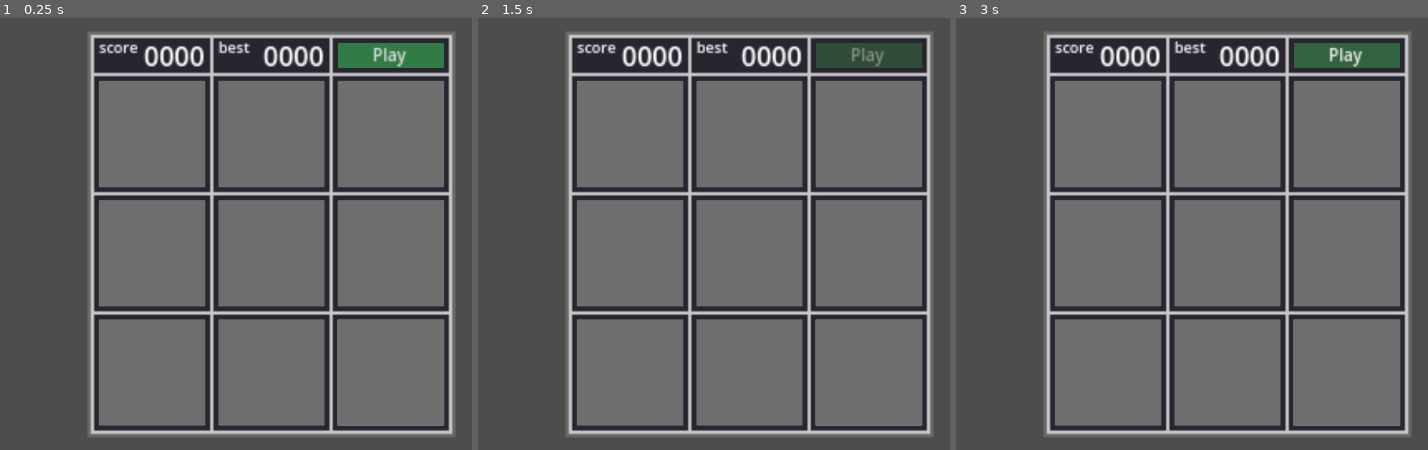
Above: before the commit, frames 1-3 (left to right).
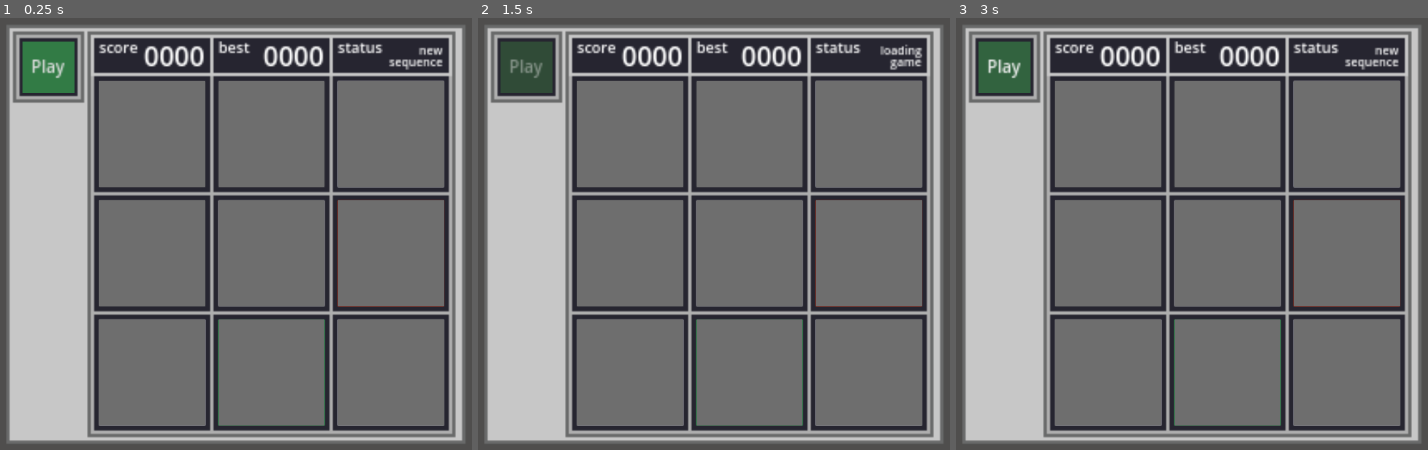
Above: after the commit, the same moments.

Repository: ethan-berkowitz/memoryGame
Game: Godot game, scene res://scenes/game.tscn
Two runs of this game, one before a commit and one after it. Both use one fixed random seed, a clock stepped at 60 frames per second and the inputs below.
Inputs:
- Up to frame 1 (0.25 s): no input
- Up to frame 2 (1.5 s): click "Play" at 0.5 s; tap Enter at 1.25 s; tap C (C) at 1.35 s
- Up to frame 3 (3 s): tap R (R) at 1.55, 2.85 s; click "Play" at 2 s; tap Space at 2.75 s

The runs differ from the first frame. In frame 1, 24% of the frame differs, in the area x 1-99%, y 1-99%; in frame 2, 24%; in frame 3, 24%.

Commit message:
changed buttons, added status, and added new sound for sequence complete

Diff:
--- a/project.godot
+++ b/project.godot
@@ -37,3 +37,4 @@
 
 renderer/rendering_method="gl_compatibility"
 renderer/rendering_method.mobile="gl_compatibility"
+environment/defaults/default_clear_color=Color(0.309804, 0.305882, 0.301961, 1)
--- a/scenes/game.tscn
+++ b/scenes/game.tscn
@@ -1,8 +1,13 @@
-[gd_scene load_steps=8 format=3 uid="uid://ia2w8e818ih2"]
+[gd_scene load_steps=13 format=3 uid="uid://ia2w8e818ih2"]
 
 [ext_resource type="PackedScene" uid="uid://4j882nsb4sl8" path="res://scenes/grid_button.tscn" id="1_j75om"]
 [ext_resource type="Script" path="res://scripts/main.gd" id="1_ooi14"]
 [ext_resource type="Texture2D" uid="uid://c8i7mwvycq1yc" path="res://assets/button_border.png" id="3_ifrhc"]
+[ext_resource type="AudioStream" uid="uid://djeuaoqt1bp3n" path="res://sounds/play.mp3" id="4_ukpt3"]
+[ext_resource type="AudioStream" uid="uid://bx6c78qybku6p" path="res://sounds/correct_pattern.mp3" id="5_k3mih"]
+[ext_resource type="AudioStream" uid="uid://c3ioepov6rgn5" path="res://sounds/wrong.mp3" id="6_hv2mo"]
+[ext_resource type="AudioStream" uid="uid://dps83dp8tnulv" path="res://sounds/select.mp3" id="7_ksrxp"]
+[ext_resource type="AudioStream" uid="uid://r243u3crc3aq" path="res://sounds/sequence_complete.mp3" id="8_5tvrg"]
 
 [sub_resource type="StyleBoxFlat" id="StyleBoxFlat_fvhv3"]
 bg_color = Color(0.196078, 0.482353, 0.270588, 1)
@@ -21,7 +26,8 @@
 [node name="Main" type="Node2D" parent="."]
 script = ExtResource("1_ooi14")
 
-[node name="buttonBorder" type="Sprite2D" parent="Main"]
+[node name="boardBackground" type="Sprite2D" parent="Main"]
+z_index = -1
 texture = ExtResource("3_ifrhc")
 
 [node name="GridButtons" type="Node2D" parent="Main"]
@@ -81,10 +87,10 @@
 offset_bottom = 104.0
 
 [node name="PlayButton" type="Button" parent="Main"]
-offset_left = 40.0
-offset_top = -127.0
-offset_right = 104.0
-offset_bottom = -112.0
+offset_left = -150.0
+offset_top = -128.0
+offset_right = -119.0
+offset_bottom = -97.0
 focus_mode = 0
 mouse_default_cursor_shape = 2
 theme_override_font_sizes/font_size = 10
@@ -96,18 +102,23 @@
 
 [node name="Labels" type="Node" parent="Main"]
 
-[node name="StatusLabel" type="Label" parent="Main/Labels"]
-offset_left = -40.0
-offset_top = 128.0
-offset_right = 48.0
-offset_bottom = 154.0
-
 [node name="ScoreLabel" type="Label" parent="Main/Labels"]
 offset_left = -128.0
 offset_top = -131.0
 offset_right = -40.0
 offset_bottom = -105.0
 text = "0000"
+horizontal_alignment = 2
+
+[node name="StatusLabel" type="Label" parent="Main/Labels"]
+offset_left = 33.0
+offset_top = -128.0
+offset_right = 104.0
+offset_bottom = -102.0
+theme_override_constants/line_spacing = -4
+theme_override_font_sizes/font_size = 7
+text = "new
+sequence"
 horizontal_alignment = 2
 
 [node name="HighscoreLabel" type="Label" parent="Main/Labels"]
@@ -134,6 +145,31 @@
 theme_override_font_sizes/font_size = 9
 text = "best"
 
+[node name="StatusNameLabel" type="Label" parent="Main/Labels"]
+offset_left = 40.0
+offset_top = -131.0
+offset_right = 128.0
+offset_bottom = -105.0
+theme_override_font_sizes/font_size = 9
+text = "status"
+
+[node name="Sounds" type="Node2D" parent="Main"]
+
+[node name="snd_play" type="AudioStreamPlayer2D" parent="Main/Sounds"]
+stream = ExtResource("4_ukpt3")
+
+[node name="snd_correct_pattern" type="AudioStreamPlayer2D" parent="Main/Sounds"]
+stream = ExtResource("5_k3mih")
+
+[node name="snd_wrong" type="AudioStreamPlayer2D" parent="Main/Sounds"]
+stream = ExtResource("6_hv2mo")
+
+[node name="snd_select" type="AudioStreamPlayer2D" parent="Main/Sounds"]
+stream = ExtResource("7_ksrxp")
+
+[node name="snd_sequence_complete" type="AudioStreamPlayer2D" parent="Main/Sounds"]
+stream = ExtResource("8_5tvrg")
+
 [node name="Camera2D" type="Camera2D" parent="."]
 position = Vector2(0, -12)
 zoom = Vector2(2.39, 2.39)
--- /dev/null
+++ b/scenes/grid_button.gd
@@ -0,0 +1,25 @@
+extends Button
+
+var correct := false
+#var press_animation := false
+#var size_changed := false
+#var timer := 0.0
+#var rate := 0.05
+
+const NORMAL_SIZE := Vector2(64, 64)
+const PRESSED_SIZE := Vector2(60, 60)
+
+func _ready():
+	button_down.connect(_on_button_down)
+	button_up.connect(_on_button_up)
+
+func _on_button_down():
+	_resize_from_center(PRESSED_SIZE)
+
+func _on_button_up():
+	_resize_from_center(NORMAL_SIZE)
+
+func _resize_from_center(new_size: Vector2) -> void:
+	var center := global_position + size * 0.5
+	size = new_size
+	global_position = center - size * 0.5
--- a/scenes/grid_button.tscn
+++ b/scenes/grid_button.tscn
@@ -1,10 +1,12 @@
-[gd_scene load_steps=3 format=3 uid="uid://4j882nsb4sl8"]
+[gd_scene load_steps=4 format=3 uid="uid://4j882nsb4sl8"]
+
+[ext_resource type="Script" path="res://scenes/grid_button.gd" id="1_e5ebw"]
 
 [sub_resource type="StyleBoxFlat" id="StyleBoxFlat_pfwgy"]
 bg_color = Color(0.431373, 0.431373, 0.431373, 1)
 
 [sub_resource type="StyleBoxFlat" id="StyleBoxFlat_1bgyi"]
-bg_color = Color(0.917647, 0.917647, 0.917647, 1)
+bg_color = Color(0.910115, 0.910115, 0.910115, 1)
 
 [node name="Button" type="Button"]
 offset_right = 8.0
@@ -15,3 +17,4 @@
 theme_override_styles/hover = SubResource("StyleBoxFlat_pfwgy")
 theme_override_styles/pressed = SubResource("StyleBoxFlat_1bgyi")
 toggle_mode = true
+script = ExtResource("1_e5ebw")
--- a/scripts/main.gd
+++ b/scripts/main.gd
@@ -9,13 +9,18 @@
 @onready var b7: Button = $GridButtons/Button7
 @onready var b8: Button = $GridButtons/Button8
 @onready var b9: Button = $GridButtons/Button9
-
 @onready var play_button: Button = $PlayButton
 
+
+@onready var highscore_label = $Labels/HighscoreLabel
+@onready var score_label: Label = $Labels/ScoreLabel
 @onready var status_label: Label = $Labels/StatusLabel
-@onready var score_label: Label = $Labels/ScoreLabel
-@onready var highscore_label = $Labels/HighscoreLabel
-
+
+@onready var snd_correct_pattern: AudioStreamPlayer2D = $Sounds/snd_correct_pattern
+@onready var snd_play: AudioStreamPlayer2D = $Sounds/snd_play
+@onready var snd_select: AudioStreamPlayer2D = $Sounds/snd_select
+@onready var snd_wrong: AudioStreamPlayer2D = $Sounds/snd_wrong
+@onready var snd_sequence_complete = $Sounds/snd_sequence_complete
 
 # General
 const	grid_size := 9
@@ -43,20 +48,27 @@
 var		display_rate := 1
 var		display_in_between_rate := 0.1
 var		display_last_rate := 1.5
-var		correct_pattern_rate := 0.2
+var		correct_pattern_rate := 1
 
 # Patterns
 var		patterns = []
 var		patterns_index := 0
 var		current_pattern_size := 0
 
+# Status
+const	txt_round_start := "loading\ngame"
+const	txt_display := "new\nsequence"
+const 	txt_input := "enter\npattern(s)"
+const	txt_correct := "pattern\ncomplete"
+const	txt_wrong := "gameover\ntry again"
+const 	txt_complete := "sequence\ncomplete"
+
 # Colors
-const		col_pressed := Color.WHITE
+const		col_pressed := Color(0.91, 0.91, 0.91)
 const		col_wrong := Color(0.914, 0.247, 0.106)
 const		col_reveal := Color.DARK_GRAY
 const		col_correct := Color(0.267, 0.773, 0.4)
 const		col_normal := Color(0.431, 0.431, 0.431)
-const		alpha_play_button := 0.2
 
 func _ready():
 	rng.randomize()
@@ -72,12 +84,13 @@
 			display_score(score_label, score)
 			display_highscore()
 			if play_button.button_pressed or Input.is_action_just_pressed("C"):
+				snd_play.play()
 				play_button.disabled = true
 				state = states.ROUND_START
 		states.ROUND_START:
 			all_clickable(false)
 			set_all_button_colors(col_pressed)
-			status_label.text = "Get ready!"
+			status_label.text = txt_round_start
 			display_score(score_label, score)
 			display_highscore()
 			patterns_index = 0
@@ -87,15 +100,16 @@
 				timer = 0
 				state = states.ADD_RANDOM_PATTERN
 		states.ADD_RANDOM_PATTERN:
-			status_label.text = ""
 			patterns.append(generate_random_pattern())
 			state = states.DISPLAY
 		states.DISPLAY:
 			display_patterns(delta)
 		states.SETUP_INPUT:
+			status_label.text = txt_input
 			all_clickable(true)
 			set_all_button_colors(col_normal)
 			disable_pattern()
+			reset_button_correct()
 			current_pattern_size = get_pattern_size()
 			state = states.CHECK_INPUT
 		states.CHECK_INPUT:
@@ -114,7 +128,12 @@
 			play_button.disabled = false
 			if play_button.button_pressed:
 				play_button.disabled = true
+				snd_play.play()
 				reset_game()
+
+func reset_button_correct():
+	for i in grid_size:
+		buttons[i].correct = false
 
 func display_score(label, num):
 	var str := ""
@@ -133,15 +152,13 @@
 		highscore = score
 		display_score(highscore_label, highscore)
 
-
-
-
 func display_patterns(delta):
 	timer += delta
 	match ds_state:
 		ds_states.START:
 			timer = 0
 			patterns_index = 0
+			status_label.text = txt_display
 			activate_pattern(patterns[patterns_index])
 			if patterns.size() == 1:
 				ds_state = ds_states.LAST_TIMER
@@ -174,25 +191,43 @@
 	state = states.ROUND_START
 
 func check_player_input():
-	var num_correct := 0
-	for i in grid_size:
-		if buttons[i].button_pressed:
+	for i in grid_size:
+		if buttons[i].button_pressed and !buttons[i].correct:
+			# Activate press animation
+			#buttons[i].press_animation = true
 			# Disable clicking the button off again
 			buttons[i].mouse_filter = Control.MOUSE_FILTER_IGNORE
 			# Compare with current pattern
 			if patterns[patterns_index][i]:
-				num_correct += 1
+				buttons[i].correct = true
 				set_one_button_color(buttons[i], col_pressed)
-				if num_correct == current_pattern_size:
+				if is_pattern_complete():
 					patterns_index += 1
 					highlight_correct_pattern()
+					status_label.text = txt_correct
+					if patterns_index < patterns.size():
+						status_label.text = txt_correct
+						snd_correct_pattern.play()
+					else:
+						status_label.text = txt_complete
+						snd_sequence_complete.play()
 					state = states.CORRECT_PATTERN
 					break
+				else:
+					snd_select.play()
 			else:
 				set_one_button_color(buttons[i], col_wrong)
 				reveal_correct_pattern()
+				snd_wrong.play()
+				status_label.text = txt_wrong
 				state = states.GAMEOVER
 				break
+
+func is_pattern_complete():
+	for i in grid_size:
+		if buttons[i].correct != patterns[patterns_index][i]:
+			return false
+	return true
 
 func highlight_correct_pattern():
 	for button in buttons:
@@ -227,10 +262,23 @@
 		for i in grid_size:
 			temp.append(rng.randi() % 2 == 0)
 		# Check for at least one true statment
-		for boolean in temp:
-			if boolean:
+		for i in grid_size:
+			if temp[i]:
 				valid = true
 				break
+		# Check for duplicate pattern
+		if valid and score < 512:
+			for pattern in patterns:
+				var duplicate = true
+				for i in grid_size:
+					if temp[i] != pattern[i]:
+						duplicate = false
+						break
+				if duplicate:
+					valid = false
+					break
+		if !valid:
+			temp.clear()
 	return temp
 
 func activate_pattern(pattern):
@@ -239,7 +287,7 @@
 
 func disable_pattern():
 	for i in grid_size:
-		buttons[i].button_pressed = true
+		#buttons[i].button_pressed = true
 		buttons[i].button_pressed = false
 
 func set_one_button_color(button: Button, color: Color):
Binary file changed: assets/button_border.aseprite
Binary file changed: assets/button_border.png
Not shown, added: builds/index.apple-touch-icon.png.import
Not shown, added: builds/index.icon.png.import
Not shown, added: builds/index.png.import
Not shown, added: export_presets.cfg
Not shown, added: sounds/correct_pattern.mp3.import
Not shown, added: sounds/play.mp3.import
Not shown, added: sounds/select.mp3.import
Not shown, added: sounds/sequence_complete.mp3.import
Not shown, added: sounds/wrong.mp3.import
Not shown, added: .DS_Store
(and 16 more such lines)
